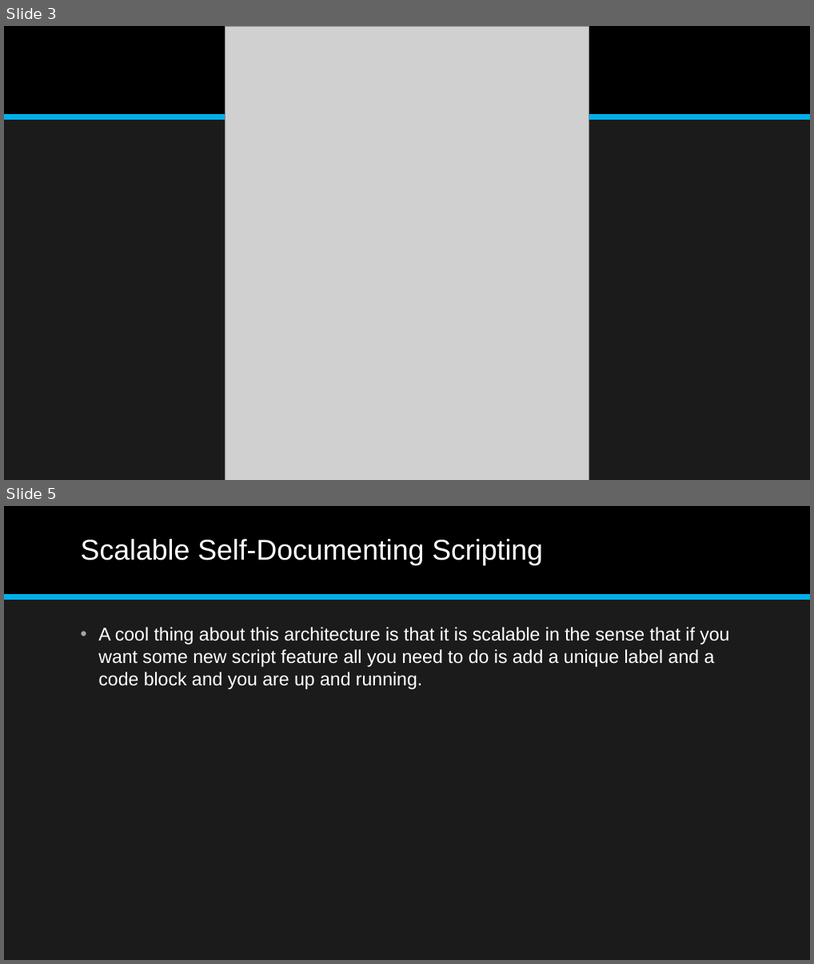
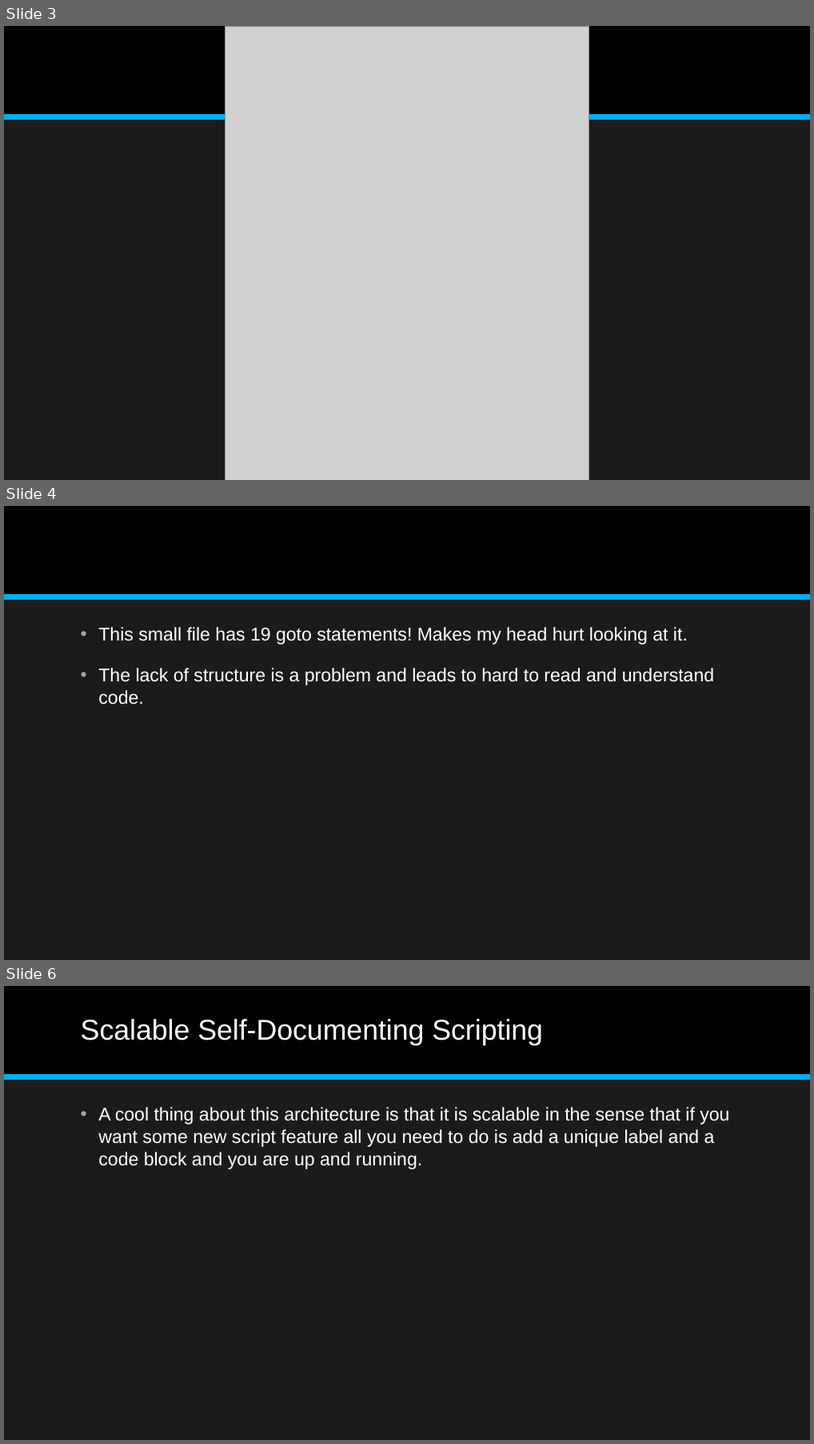
Before and after one commit to jonathan-r-jones/Composable-Batch-Files, a slide deck: Composable Batch File Helper.pptx. Shown one above the other, each under a label of ours: slides 3 and 5 before the commit, slides 3, 4 and 6 after it; the slides between them are not shown. The pictures are 814x964 and 814x1444 pixels, drawn with LibreOffice and Linux fonts; fonts in the diff are those of the drawing; grey boxes stand for pictures. Boxes give left, top, right and bottom in pixels: in the first picture for what was removed or moved away, otherwise in the second. Text is boxed around its words. In the diff, an @@ line names an element or a change of style, - is before the commit and + after.

```diff
--- a/Composable Batch File Helper.pptx
+++ b/Composable Batch File Helper.pptx
@@ slide 4 added at (x1=4, y1=506, x2=810, y2=960), background #1B1B1B; not listed: 2 template elements that a slide beside it also shows @@
@@ text added at (x1=98, y1=627, x2=714, y2=704), 22 pt, text #FFFFFF @@
+• This small file has 19 goto statements! Makes my head hurt looking at it.
+• The lack of structure is a problem and leads to hard to read and understand code.
@@ what was slide 5 is now slide 6 @@
```
Also in this commit, not shown: 1 slide changed, 3 other slides added, 1 slide removed, 2 other files.
